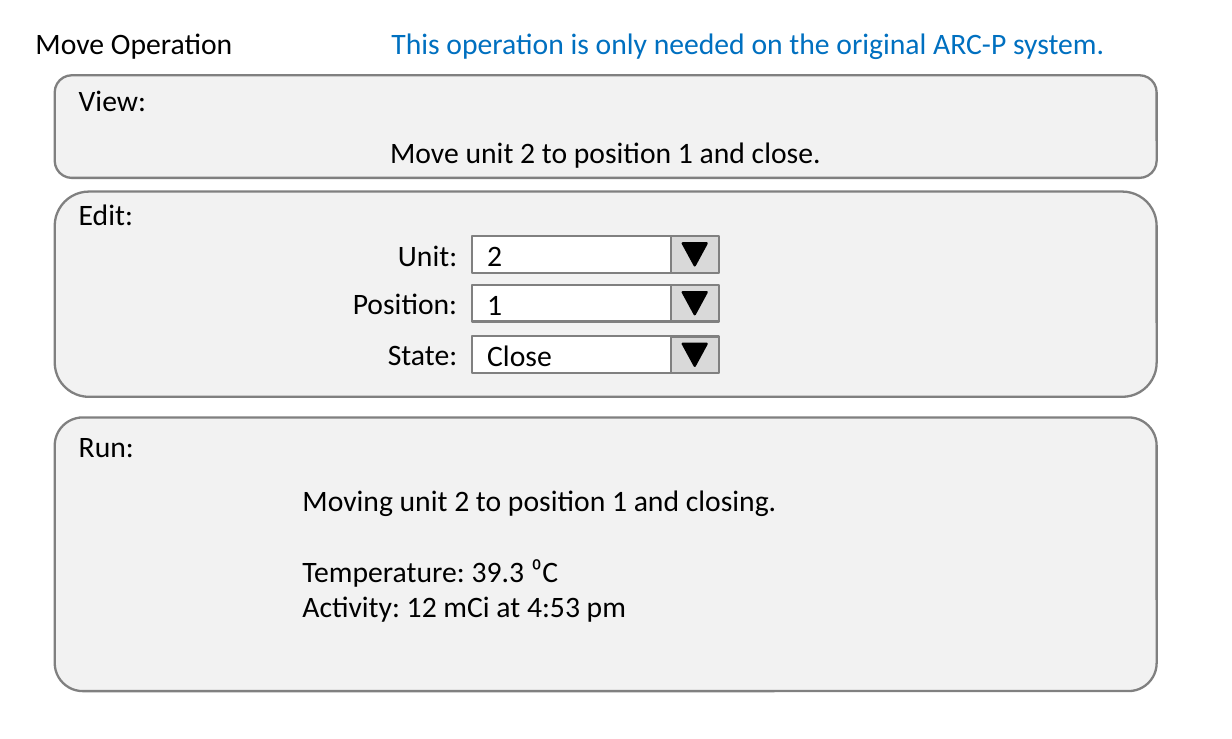
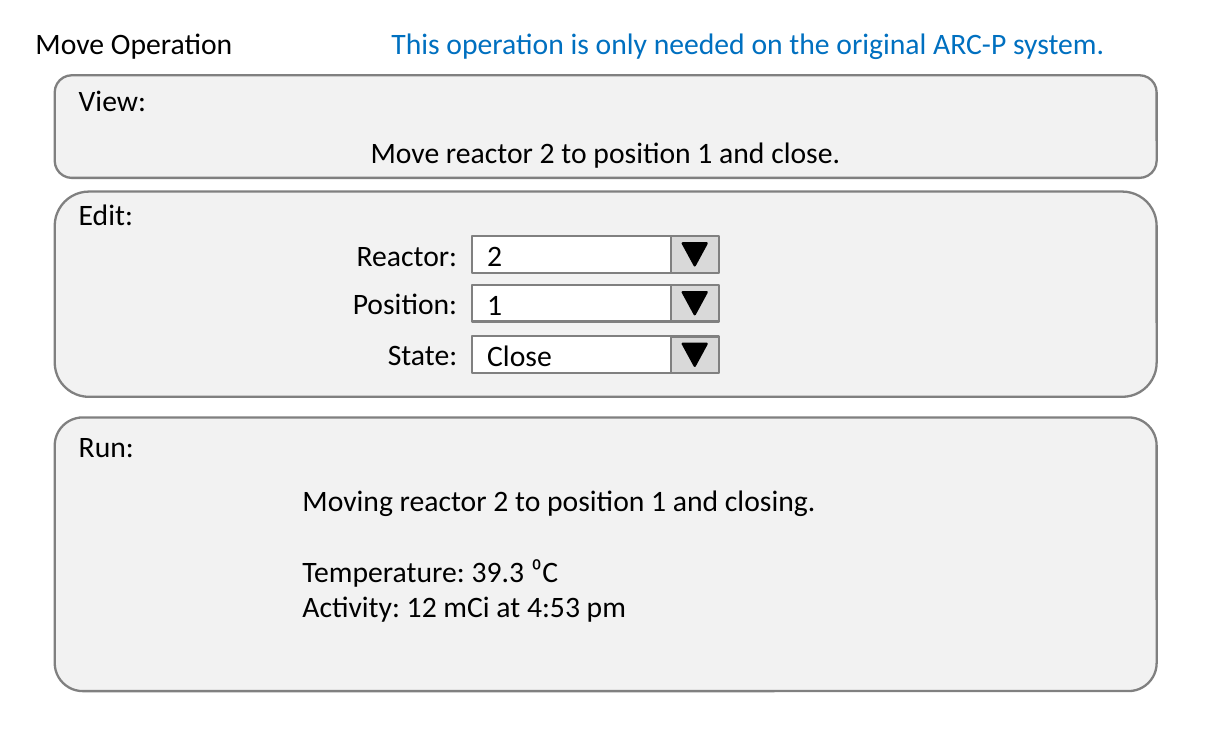
Before and after one commit to michaelvandam/elixys, a slide deck: slide 43 of doc/ElixysUserInterfaceWireframes.pptx. Drawn at 1232x739 pixels with LibreOffice and Linux fonts; fonts in the diff are those of the drawing. Boxes give left, top, right and bottom in pixels: in the first picture for what was removed or moved away, otherwise in the second. Text is boxed around its words. In the diff, an @@ line names an element or a change of style, - is before the commit and + after.

```diff
--- a/doc/ElixysUserInterfaceWireframes.pptx
+++ b/doc/ElixysUserInterfaceWireframes.pptx
@@ text at box(371, 142, 840, 168): text changed @@
-Move unit 2 to position 1 and close.
+Move reactor 2 to position 1 and close.
@@ text at box(357, 247, 458, 267): text changed @@
-Unit:
+Reactor:
@@ text at box(302, 490, 815, 516): text changed @@
-Moving unit 2 to position 1 and closing.
+Moving reactor 2 to position 1 and closing.
```
Also in this commit, not shown: 11 other slides changed, 1 other file.
